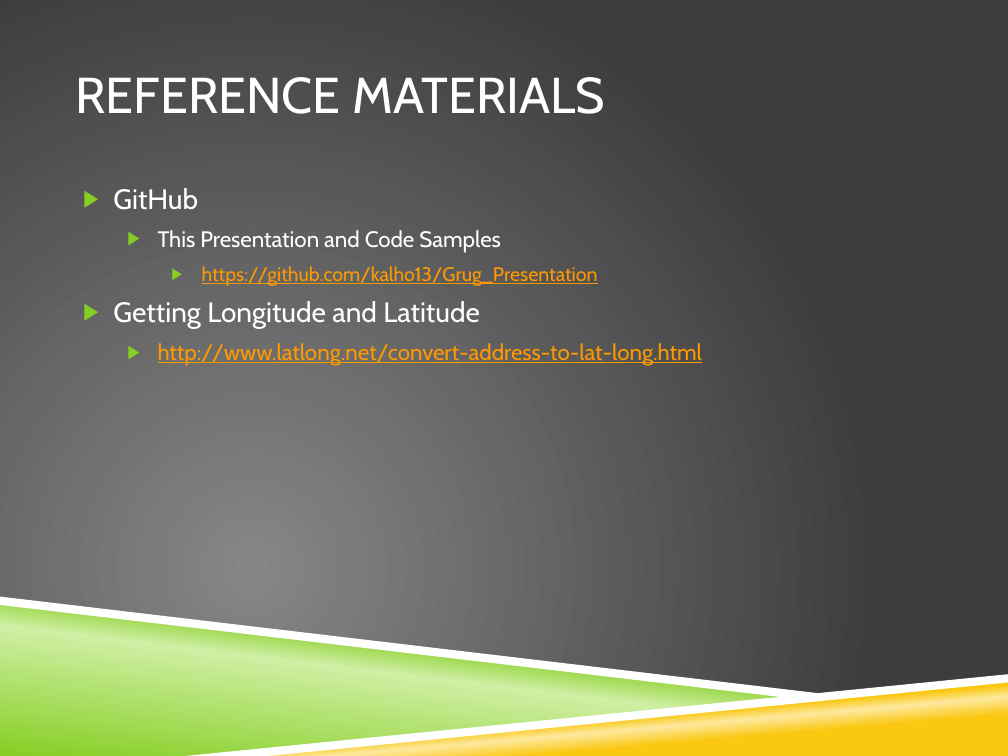
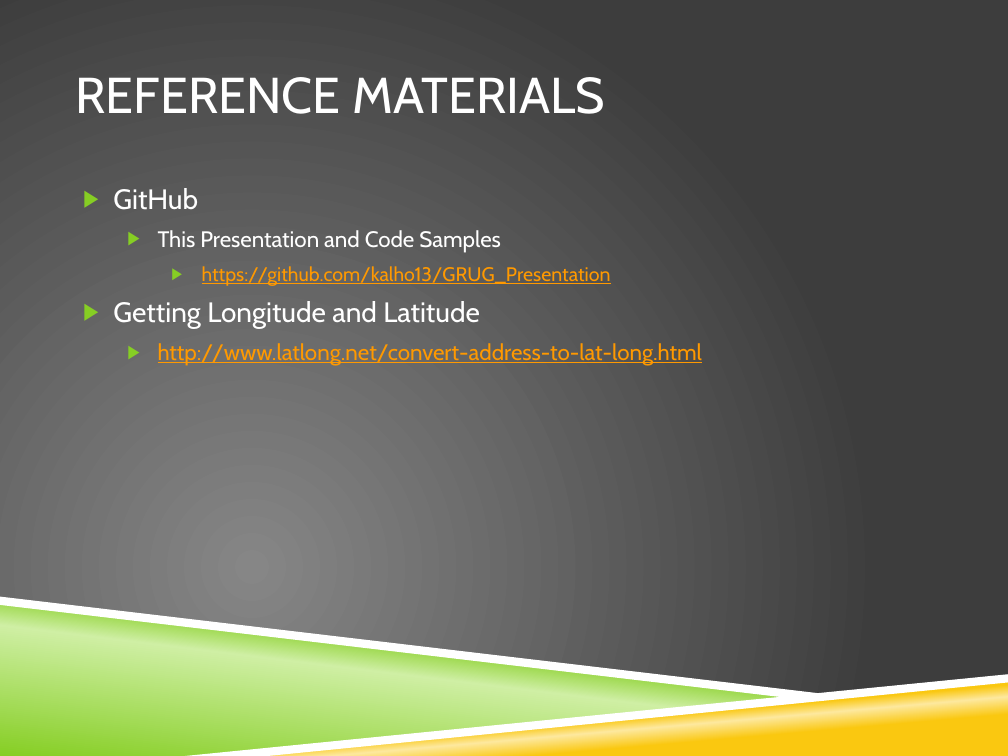
Before and after one commit to kalho13/GRUG_Presentation, a slide deck: slide 12 of SF_UserGroup_Presentation_Theme5.pptx. Drawn at 1008x756 pixels with LibreOffice and Linux fonts; fonts in the diff are those of the drawing; background and template pictures are left out. Boxes give left, top, right and bottom in pixels: in the first picture for what was removed or moved away, otherwise in the second. Text is boxed around its words. In the diff, an @@ line names an element or a change of style, - is before the commit and + after.

Commit message:
Update to Presentation

```diff
--- a/SF_UserGroup_Presentation_Theme5.pptx
+++ b/SF_UserGroup_Presentation_Theme5.pptx
@@ text at (202, 266, 611, 286): text changed @@
-    ▶ https://github.com/kalho13/Grug_Presentation
+    ▶ https://github.com/kalho13/GRUG_Presentation
```
